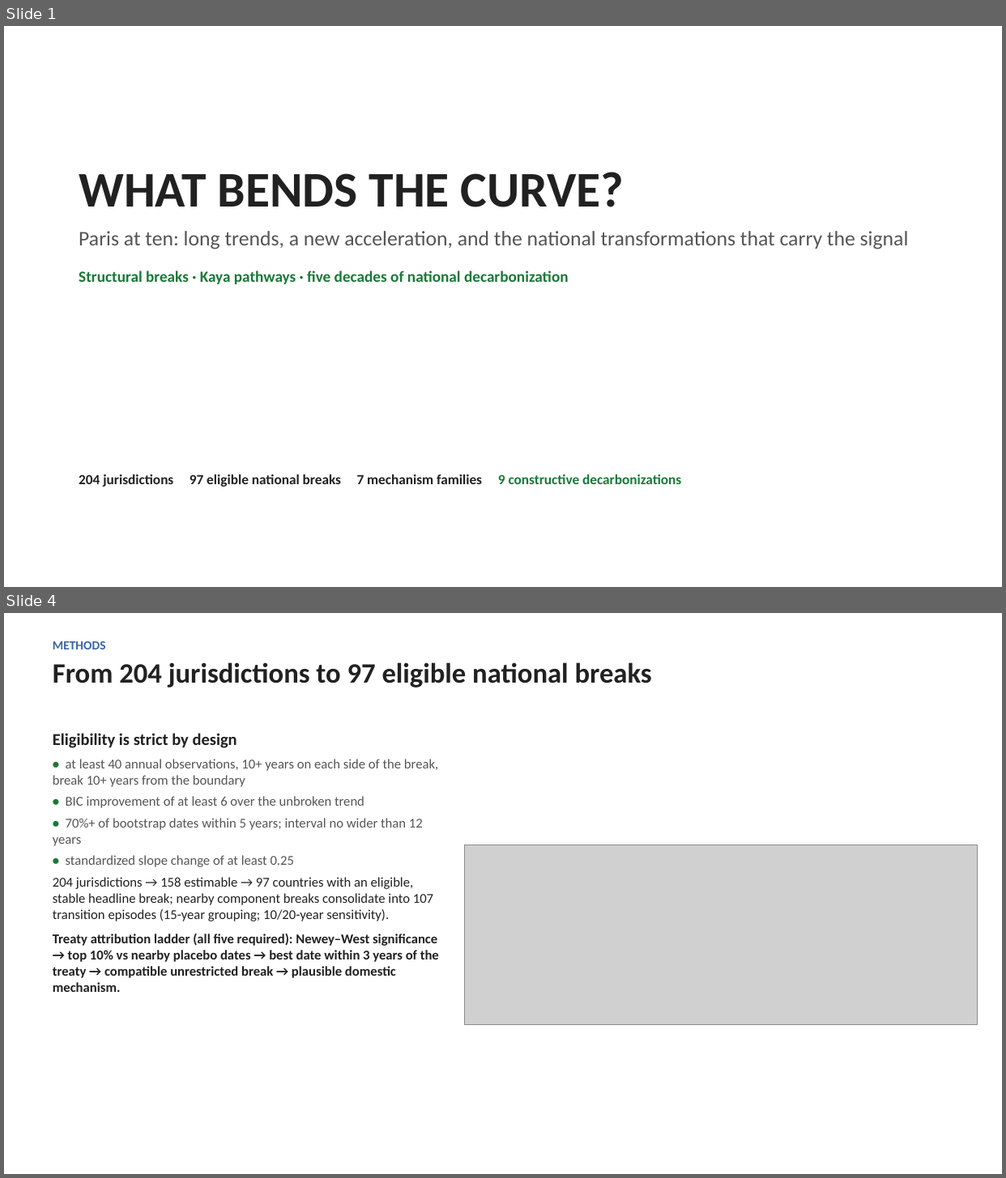
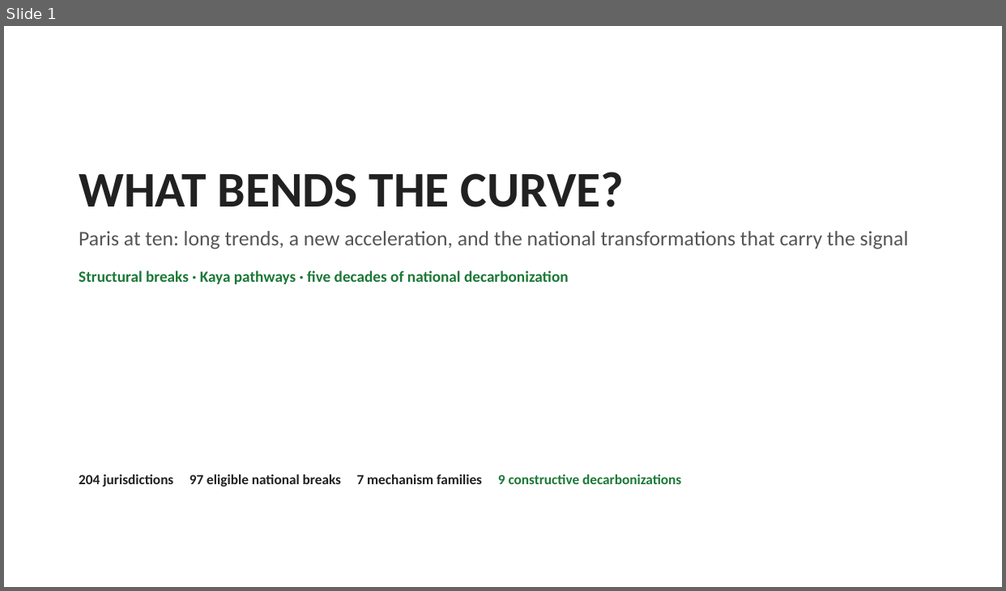
Before and after one commit to cwejnert/HDI-Happiness, a slide deck: carbon_breakpoints_takeaway_figures/what_bends_the_curve_final.pptx. Shown one above the other, each under a label of ours: slides 1 and 4 before the commit, slide 1 after it; the slides between them are not shown. The pictures are 1006x1178 and 1006x591 pixels, drawn with LibreOffice and Linux fonts; fonts in the diff are those of the drawing; grey boxes stand for pictures. Boxes give left, top, right and bottom in pixels: in the first picture for what was removed or moved away, otherwise in the second. Text is boxed around its words. In the diff, an @@ line names an element or a change of style, - is before the commit and + after.

```diff
--- a/carbon_breakpoints_takeaway_figures/what_bends_the_curve_final.pptx
+++ b/carbon_breakpoints_takeaway_figures/what_bends_the_curve_final.pptx
@@ slide 4 removed at [4, 613, 1002, 1174], background #FFFFFF @@
@@ text removed at [53, 641, 652, 688] @@
-METHODS
-From 204 jurisdictions to 97 eligible national breaks
@@ text removed at [53, 733, 439, 992] @@
-Eligibility is strict by design
-• at least 40 annual observations, 10+ years on each side of the break, break 10+ years from the boundary
-• BIC improvement of at least 6 over the unbroken trend
-• 70%+ of bootstrap dates within 5 years; interval no wider than 12 years
-• standardized slope change of at least 0.25
-204 jurisdictions → 158 estimable → 97 countries with an eligible, stable headline break; nearby component breaks consolidate into 107 transition episodes (15-year grouping; 10/20-year sensitivity).
-Treaty attribution ladder (all five required): Newey–West significance → top 10% vs nearby placebo dates → best date within 3 years of the treaty → compatible unrestricted break → plausible domestic mechanism.
@@ picture removed at [464, 845, 978, 1024] @@
```
Also in this commit, not shown: 16 slides changed, 5 slides added, 4 other slides removed, 2 other files.
